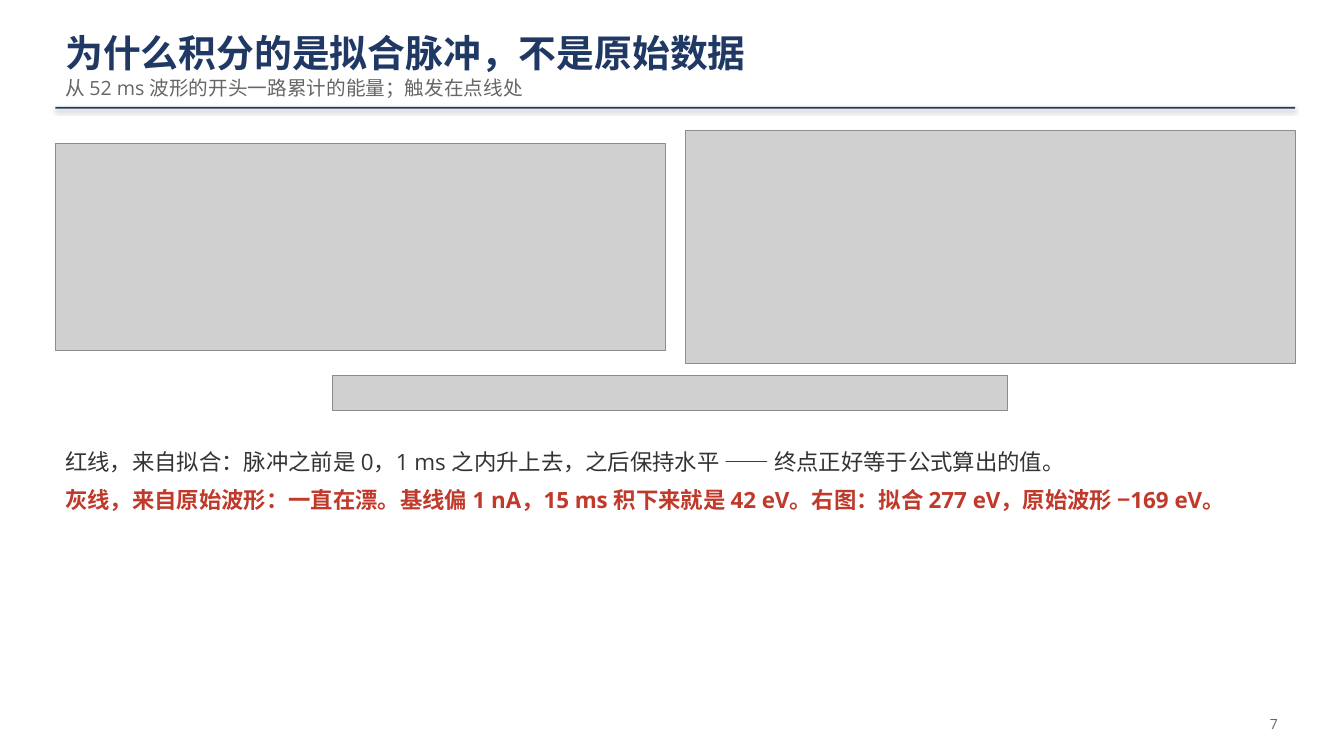
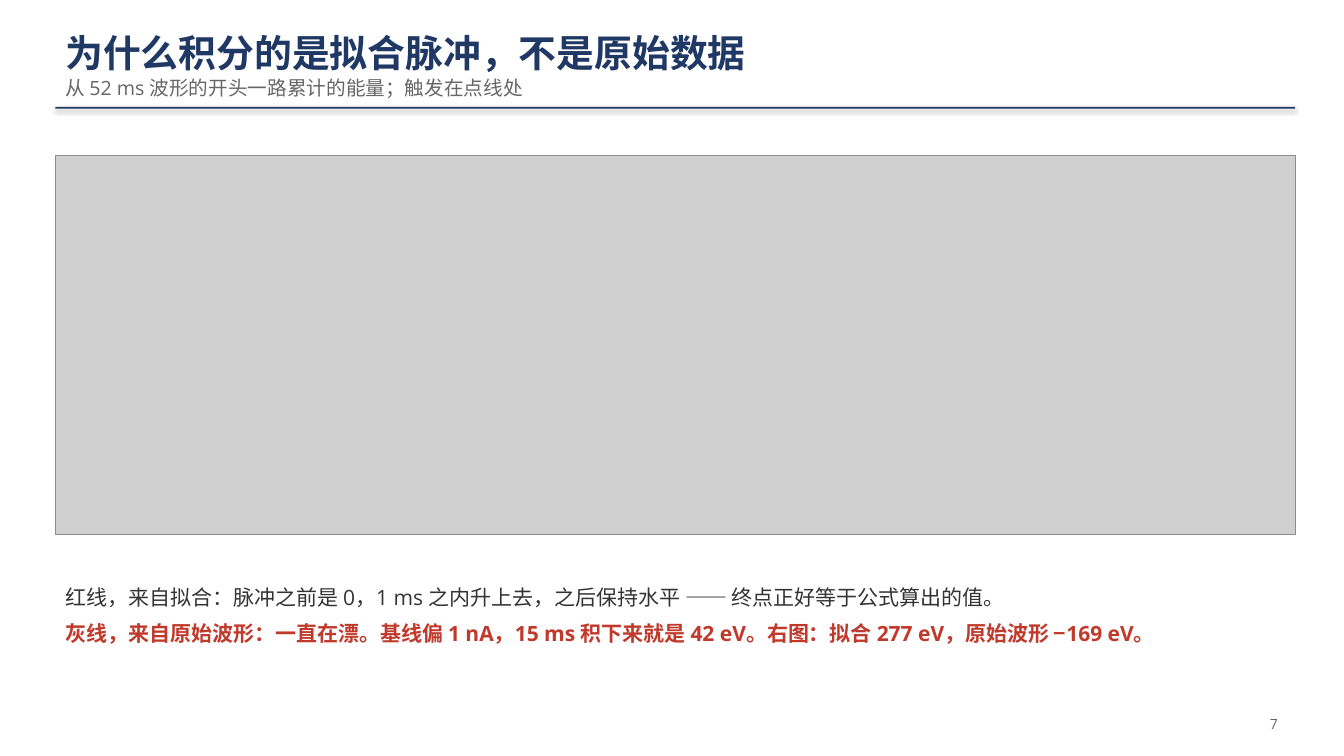
Before and after one commit to ZhihengLi0/urop, a slide deck: slide 7 of snolab/collection_efficiency/presentation/SNOLAB_R4_collection_efficiency_20260910_zh.pptx. Drawn at 1344x756 pixels with LibreOffice and Linux fonts; fonts in the diff are those of the drawing; grey boxes stand for pictures. Boxes give left, top, right and bottom in pixels: in the first picture for what was removed or moved away, otherwise in the second. Text is boxed around its words. In the diff, an @@ line names an element or a change of style, - is before the commit and + after.

```diff
--- a/snolab/collection_efficiency/presentation/SNOLAB_R4_collection_efficiency_20260910_zh.pptx
+++ b/snolab/collection_efficiency/presentation/SNOLAB_R4_collection_efficiency_20260910_zh.pptx
@@ picture removed at <box>686,131,1296,364</box> @@
@@ picture: place and size @@
-picture at <box>55,144,665,351</box>
+picture at <box>55,156,1296,535</box>
@@ picture removed at <box>333,376,1008,411</box> @@
@@ text "红线，来自拟合：脉冲之前是 0，1 ms 之内升上去，之后保持水平 —— ...": place and size @@
-text "红线，来自拟合：脉冲之前是 0，1 ms 之内升上去，之后保持水平 —— ..." at <box>65,451,1225,511</box>
+text "红线，来自拟合：脉冲之前是 0，1 ms 之内升上去，之后保持水平 —— ..." at <box>65,587,1155,644</box>
@@ text "红线，来自拟合：脉冲之前是 0，1 ms 之内升上去，之后保持水平 —— ..." at <box>65,587,1155,644</box>: size 16 to 15 pt @@
```
Also in this commit, not shown: 1 other slide changed, 18 other files.
